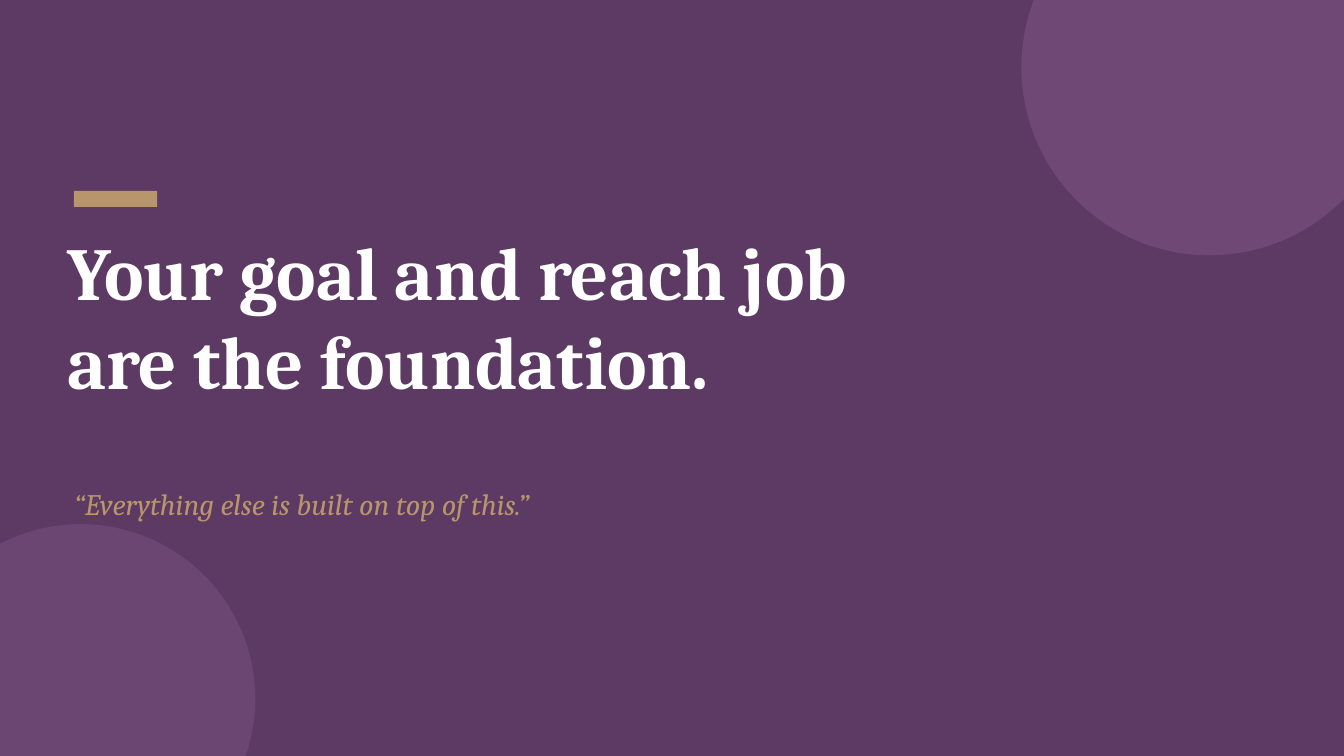
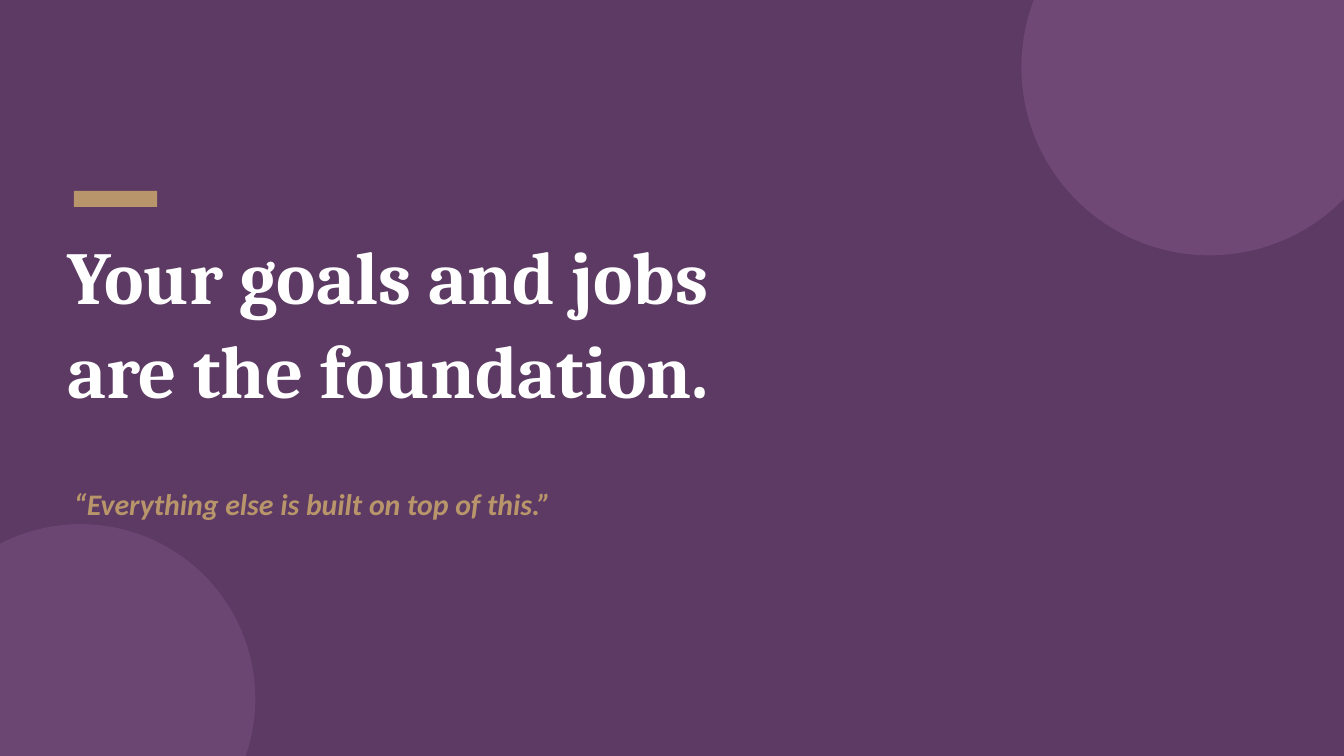
Before and after one commit to singletrackmom/singletrackmom.github.io, a slide deck: slide 9 of canvas/avc248/slides/week-04-goals-and-reach-job.pptx (slide 8 before the commit). Drawn at 1344x756 pixels with LibreOffice and Linux fonts; fonts in the diff are those of the drawing. Boxes give left, top, right and bottom in pixels: in the first picture for what was removed or moved away, otherwise in the second. Text is boxed around its words. In the diff, an @@ line names an element or a change of style, - is before the commit and + after.

```diff
--- a/canvas/avc248/slides/week-04-goals-and-reach-job.pptx
+++ b/canvas/avc248/slides/week-04-goals-and-reach-job.pptx
@@ text at [67,252,708,320]: text changed @@
-Your goal and reach job
+Your goals and jobs
@@ text at [67,345,709,399]: line spacing 1 to 1.05 @@
@@ text "“Everything else is built on ..." at [74,493,551,520]: font Cambria to Calibri, bold on @@
```
Also in this commit, not shown: 6 other slides changed, 2 slides added, 1 slide removed, 33 other files.
